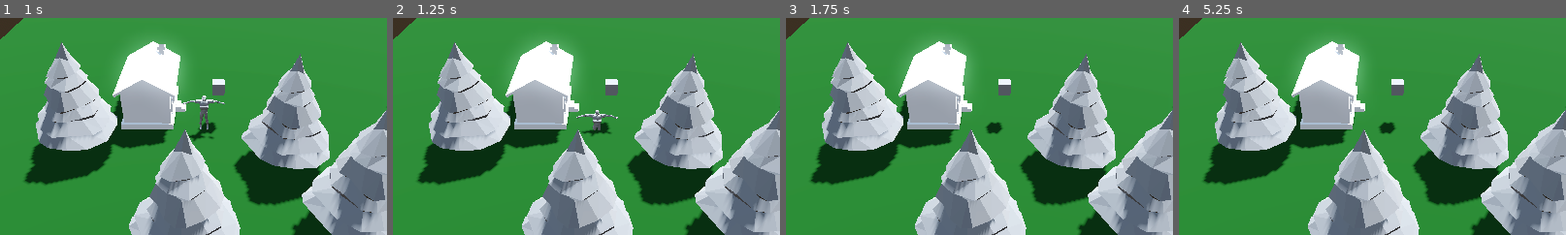
Above: before the commit, frames 1-4 (left to right).
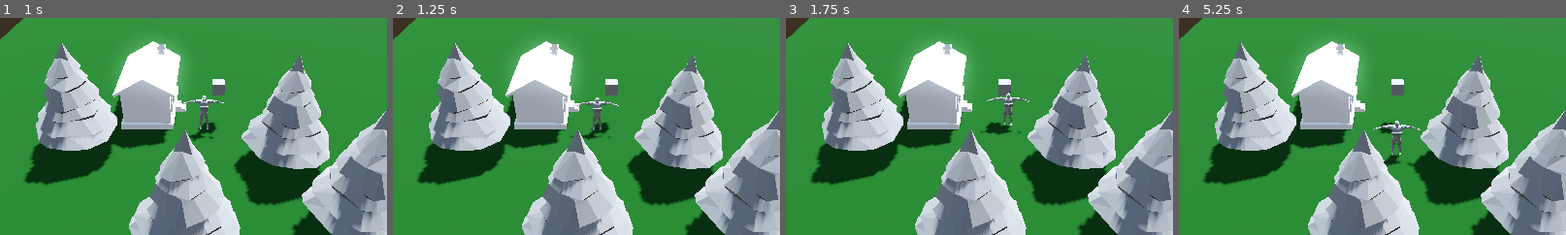
Above: after the commit, the same moments.

Repository: SonnieBays/Digi-game-thingiabob
Game: Godot game, scene res://menu.tscn
The game is run twice, just before and just after one commit, with the same random seed, the same clock (stepped at 60 frames per second) and the same inputs.
Inputs (mouse positions are % of the whole screen's width and height, from its top left):
- Up to frame 1 (1 s): click "Start" at 0.5 s
- Up to frame 2 (1.25 s): no input
- Up to frame 3 (1.75 s): move the mouse to (72, 45) at 1.27 s; hold Right (ui_right) from 1.28 s (still down); click (72, 45) at 1.35 s
- Up to frame 4 (5.25 s): move the mouse to (30, 55) at 2.02 s; release Right (ui_right) at 2.03 s; hold Down (ui_down) 2.03-2.78 s; click (30, 55) at 2.1 s; tap Enter at 2.75 s; move the mouse to (60, 28) at 2.77 s; hold Right (ui_right) 2.78-3.53 s; click (60, 28) at 2.85 s; move the mouse to (45, 70) at 3.52 s; hold Up (ui_up) 3.53-4.28 s; click (45, 70) at 3.6 s; move the mouse to (80, 65) at 4.27 s; hold Left (ui_left) from 4.28 s (still down); click (80, 65) at 4.35 s; tap Space at 5 s; move the mouse to (20, 35) at 5.02 s; click (20, 35) at 5.1 s
The pictures show only the part of the screen within x 24-74%, y 30-80%; the shares and areas given below are measured in that part.

Frame 1 is identical in both runs. In frame 2, 0.6% of the frame differs, in the area x 45-59%, y 36-57%; in frame 3, 0.5%; in frame 4, 0.6%.
Error before the commit: Invalid access to property or key 'position' on a base object of type 'Dictionary'. (res://PlayerManager.gd:36)

Commit message:
Bug Fix!

Diff:
--- a/PlayerManager.gd
+++ b/PlayerManager.gd
@@ -33,7 +33,10 @@
 
 
 	var result = space.intersect_ray(ray_query)
-	navigation_agent.target_position = result.position;
+	print(result)
+
+	if(result != {}):
+		navigation_agent.target_position = result.values()[0];
 
 func movement() -> Vector3:
 	var next_path_position = navigation_agent.get_next_path_position()
@@ -41,5 +44,4 @@
 
 	var new_velocity = next_path_position - current_agent_position
 	new_velocity = new_velocity.normalized() * speed
-
 	return new_velocity
--- a/world.tscn
+++ b/world.tscn
@@ -31,8 +31,10 @@
 [sub_resource type="PlaneMesh" id="PlaneMesh_1uc5o"]
 size = Vector2(50, 50)
 
-[sub_resource type="ConcavePolygonShape3D" id="ConcavePolygonShape3D_uq0k8"]
+[sub_resource type="ConcavePolygonShape3D" id="ConcavePolygonShape3D_jkgcx"]
 data = PackedVector3Array(25, 0, 25, -25, 0, 25, 25, 0, -25, -25, 0, 25, -25, 0, -25, 25, 0, -25)
+
+[sub_resource type="CapsuleShape3D" id="CapsuleShape3D_l3y4e"]
 
 [sub_resource type="CapsuleShape3D" id="CapsuleShape3D_v07f2"]
 
@@ -64,7 +66,7 @@
 mesh = SubResource("PlaneMesh_1uc5o")
 
 [node name="CollisionShape3D" type="CollisionShape3D" parent="NavigationRegion3D/Terrain"]
-transform = Transform3D(1, 0, 0, 0, 1, 0, 0, 0, 1, 0, -0.105893, 0)
+shape = SubResource("ConcavePolygonShape3D_jkgcx")
 
 [node name="Player" type="CharacterBody3D" parent="." node_paths=PackedStringArray("camera", "navigation_agent")]
 script = ExtResource("1_t54i8")
@@ -72,8 +74,8 @@
 navigation_agent = NodePath("NavigationAgent3D")
 
 [node name="CollisionShape3D" type="CollisionShape3D" parent="Player"]
-transform = Transform3D(1, 0, 0, 0, 1, 0, 0, 0, 1, 2.08165e-12, -2.39652, -1)
-shape = SubResource("ConcavePolygonShape3D_uq0k8")
+transform = Transform3D(1, 0, 0, 0, 1, 0, 0, 0, 1, 2.08165e-12, -0.346437, 0.0995145)
+shape = SubResource("CapsuleShape3D_l3y4e")
 
 [node name="Head" type="MeshInstance3D" parent="Player"]
 transform = Transform3D(0.996151, 0, 0, 0, 0.996151, 0, 0, 0, 0.996151, -0.00475407, 0.172962, 0.00262618)
Not shown: 1 places in menu.tscn that only renumber resources
Not shown: 1 places in options.tscn that only renumber resources
Not shown: 1 places in store.tscn that only renumber resources
Not shown: 2 places in world.tscn that only renumber resources
